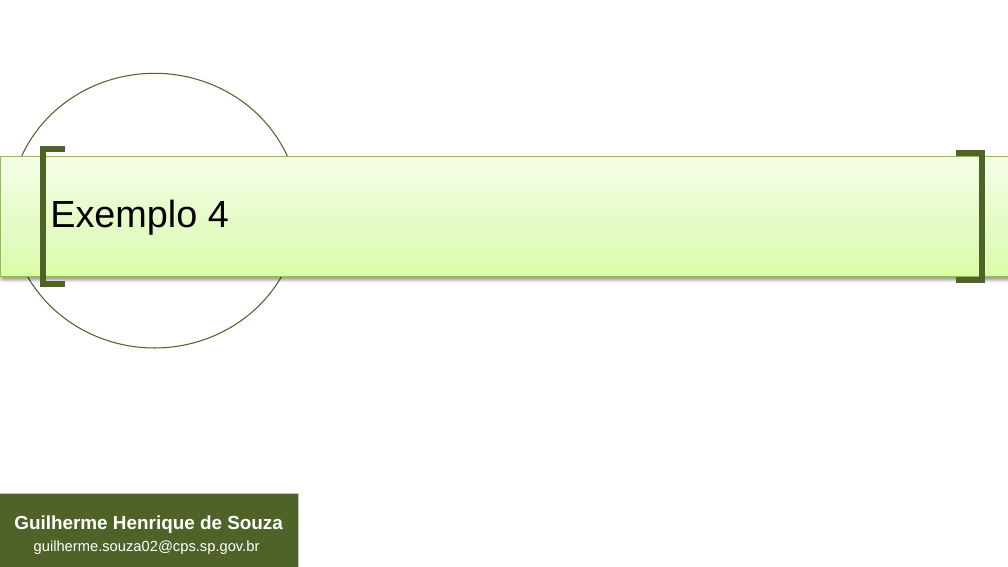
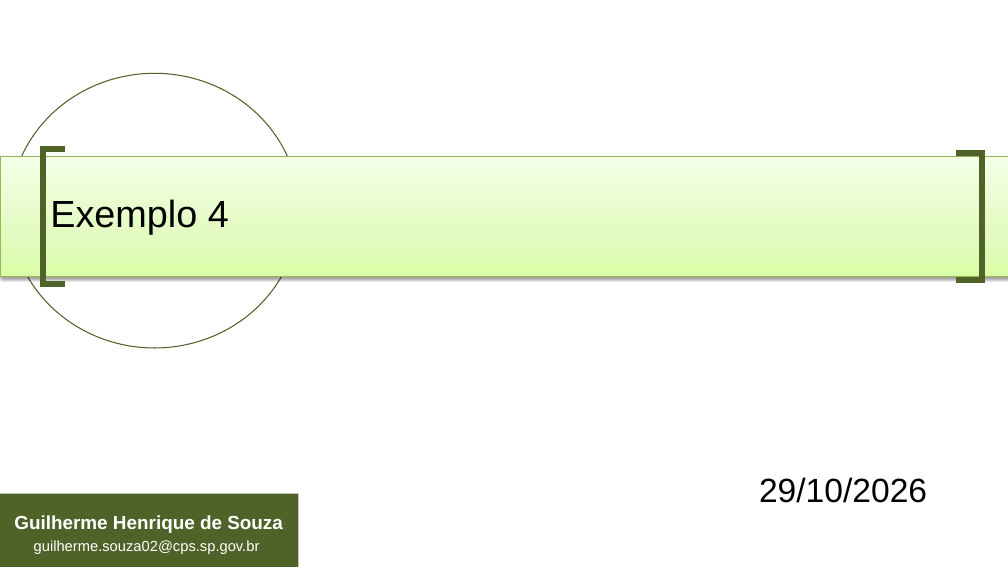
Before and after one commit to guilhermehsouza/AulaCSS, a slide deck: slide 72 of Aula 02 - Passo a Passo.pptx. Drawn at 1008x567 pixels with LibreOffice and Linux fonts; fonts in the diff are those of the drawing. Boxes give left, top, right and bottom in pixels: in the first picture for what was removed or moved away, otherwise in the second. Text is boxed around its words. In the diff, an @@ line names an element or a change of style, - is before the commit and + after.

```diff
--- a/Aula 02 - Passo a Passo.pptx
+++ b/Aula 02 - Passo a Passo.pptx
@@ subtitle added at (759, 477, 927, 503), 32 pt, text #000000 @@
+29/10/2026
```
Also in this commit, not shown: 3 other slides changed, 14 slides added, 6 slides removed, 2 other files.
